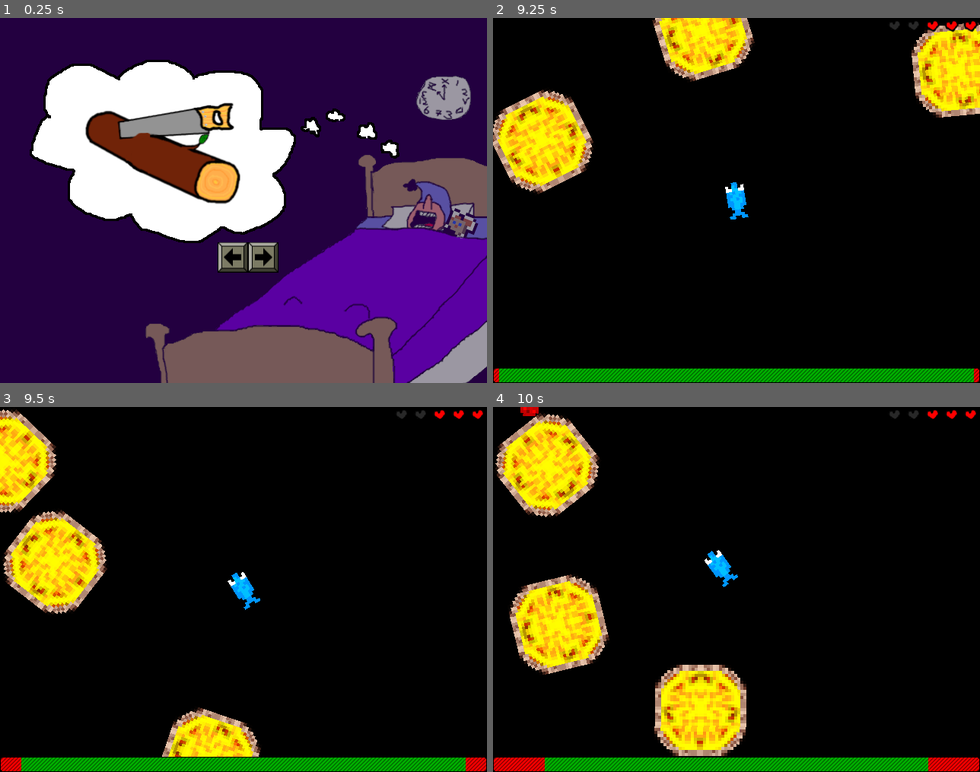
Above: before the commit, frames 1-4 (two rows, left to right).
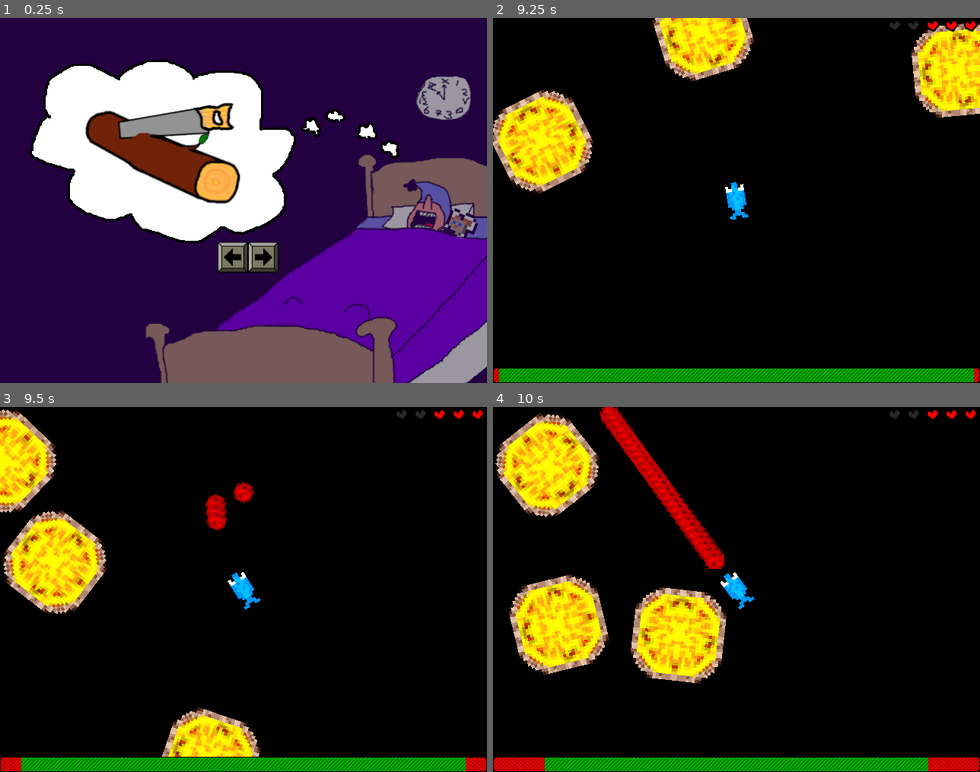
Above: after the commit, the same moments.

Repository: swashdev/minigame-madness
Game: Godot game, scene res://master/scenes/main.tscn
Same seed, same stepped clock (60 frames per second), same inputs: the game is played once before the commit and once after it.
Inputs:
- Up to frame 1 (0.25 s): no input
- Up to frame 2 (9.25 s): tap Enter at 0.5 s; hold Right (ui_right) 0.53-1.28 s; hold Space (ui_select) 0.53-1.28 s; hold Down (ui_down) 1.28-2.03 s; tap Space (ui_select) at 1.35, 1.52, 1.82, 2.85, 3.02, 3.32, 4.35, 4.52, 4.82, 5.85, 6.02, 6.32, 7.35, 7.52, 7.82, 8.85, 9.02 s; hold Right (ui_right) 2.03-2.78 s; hold Space (ui_select) 2.03-2.78 s; hold Up (ui_up) 2.78-3.53 s; hold Space (ui_select) 3.53-4.28 s; hold Left (ui_left) 3.53-5.03 s; hold Down (ui_down) 5.03-5.78 s; hold Space (ui_select) 5.03-5.78 s; hold Right (ui_right) 5.78-6.53 s; tap A at 6.5 s; hold Up (ui_up) 6.53-7.28 s; hold Space (ui_select) 6.53-7.28 s; hold Right (ui_right) 7.28-8.03 s; hold Down (ui_down) 8.03-8.78 s; hold Space (ui_select) 8.03-8.78 s; hold Left (ui_left) from 8.78 s (still down)
- Up to frame 3 (9.5 s): keep holding Left (ui_left); tap Space (ui_select) at 9.32 s
- Up to frame 4 (10 s): release Left (ui_left) at 9.53 s; hold Up (ui_up) from 9.53 s (still down); hold Space (ui_select) from 9.53 s (still down)

Frames 1-2 are identical in both runs. In frame 3, 0.5% of the frame differs, in the area x 42-53%, y 20-34%; in frame 4, 11%, in the area x 5-54%, y 0-96%.

Commit message:
use spawn point's global position to place bullets.

Diff:
--- a/mini/anchovy_quest/scripts/characters/anchovy.gd
+++ b/mini/anchovy_quest/scripts/characters/anchovy.gd
@@ -54,7 +54,7 @@
 
 		# Fire a projectile on a press of the space bar.
 		if Input.is_action_pressed( "ui_select" ):
-			emit_signal( "shoot", $ProjectileSpawnPoint.position, \
+			emit_signal( "shoot", $ProjectileSpawnPoint.global_position, \
 					rotation_degrees )
 
 		# Recalculate the player's velocity.
